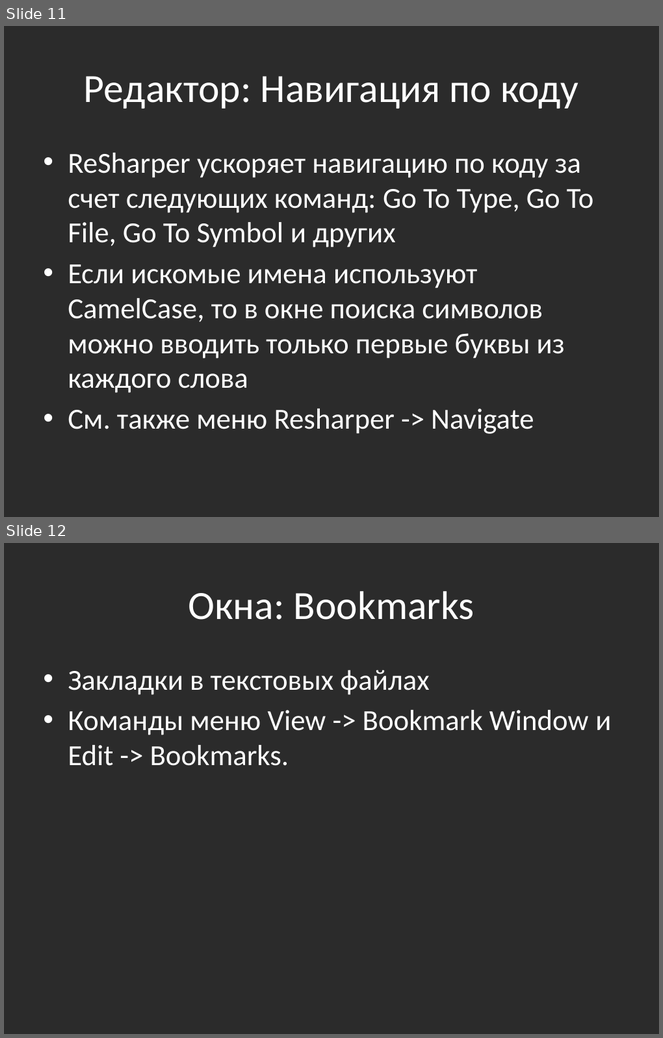
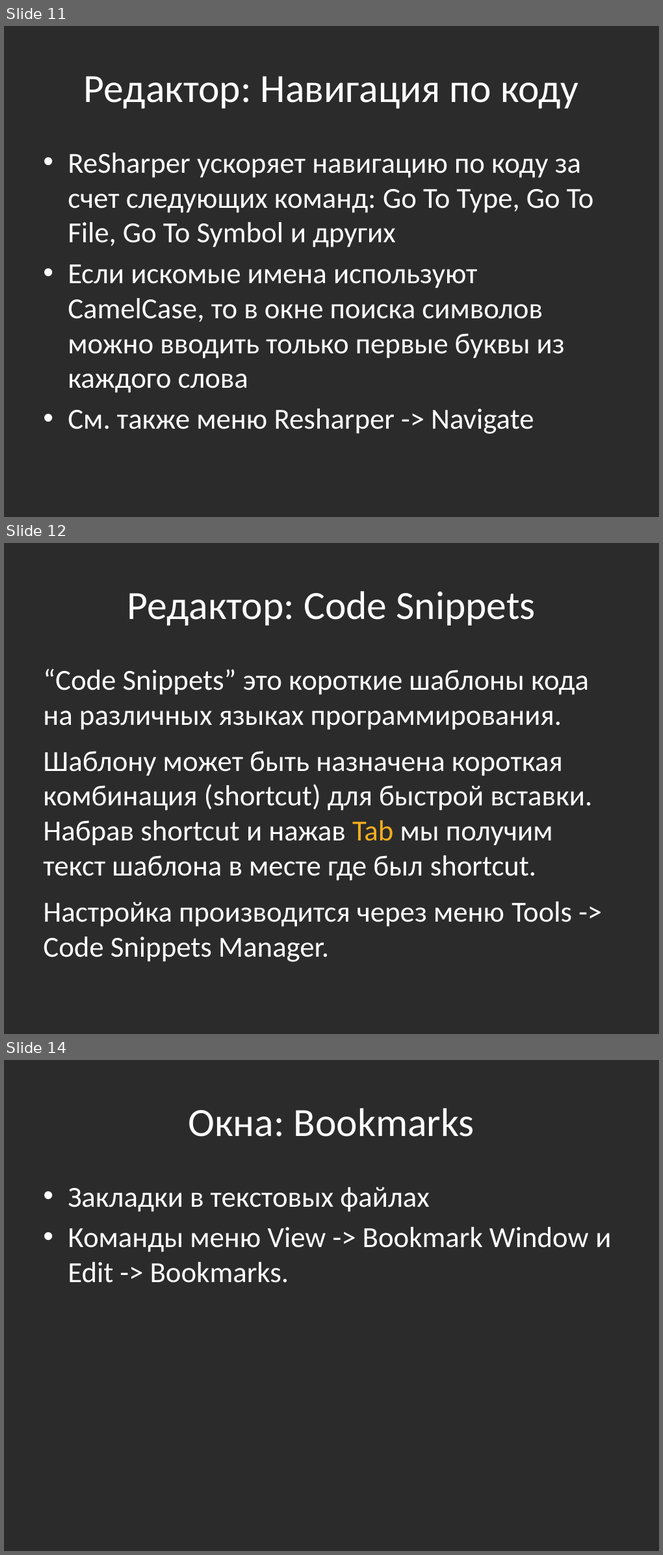
Before and after one commit to bazile/Training, a slide deck: Presentation/tools-visual-studio.pptx. Shown one above the other, each under a label of ours: slides 11 and 12 before the commit, slides 11, 12 and 14 after it; the slides between them are not shown. The pictures are 663x1038 and 663x1555 pixels, drawn with LibreOffice and Linux fonts; fonts in the diff are those of the drawing; background and template pictures are left out; a plain dark background stands for a picture behind light text. Boxes give left, top, right and bottom in pixels: in the first picture for what was removed or moved away, otherwise in the second. Text is boxed around its words. In the diff, an @@ line names an element or a change of style, - is before the commit and + after.

Commit message:
Code snippets in VS presentation

```diff
--- a/Presentation/tools-visual-studio.pptx
+++ b/Presentation/tools-visual-studio.pptx
@@ slide 12 added at <box>4,543,659,1034</box>, background picture (left out) @@
@@ title added at <box>127,591,535,626</box>, 44 pt, text #FFFFFF @@
+Редактор: Code Snippets
@@ text added at <box>43,669,593,962</box>, 32 pt, text #FFFFFF @@
+“Code Snippets” это короткие шаблоны кода на различных языках программирования.
+Шаблону может быть назначена короткая комбинация (shortcut) для быстрой вставки. Набрав shortcut и нажав Tab мы получим текст шаблона в месте где был shortcut.
+Настройка производится через меню Tools -> Code Snippets Manager.
@@ what was slide 12 is now slide 14 @@
```
Also in this commit, not shown: 1 other slide added.
